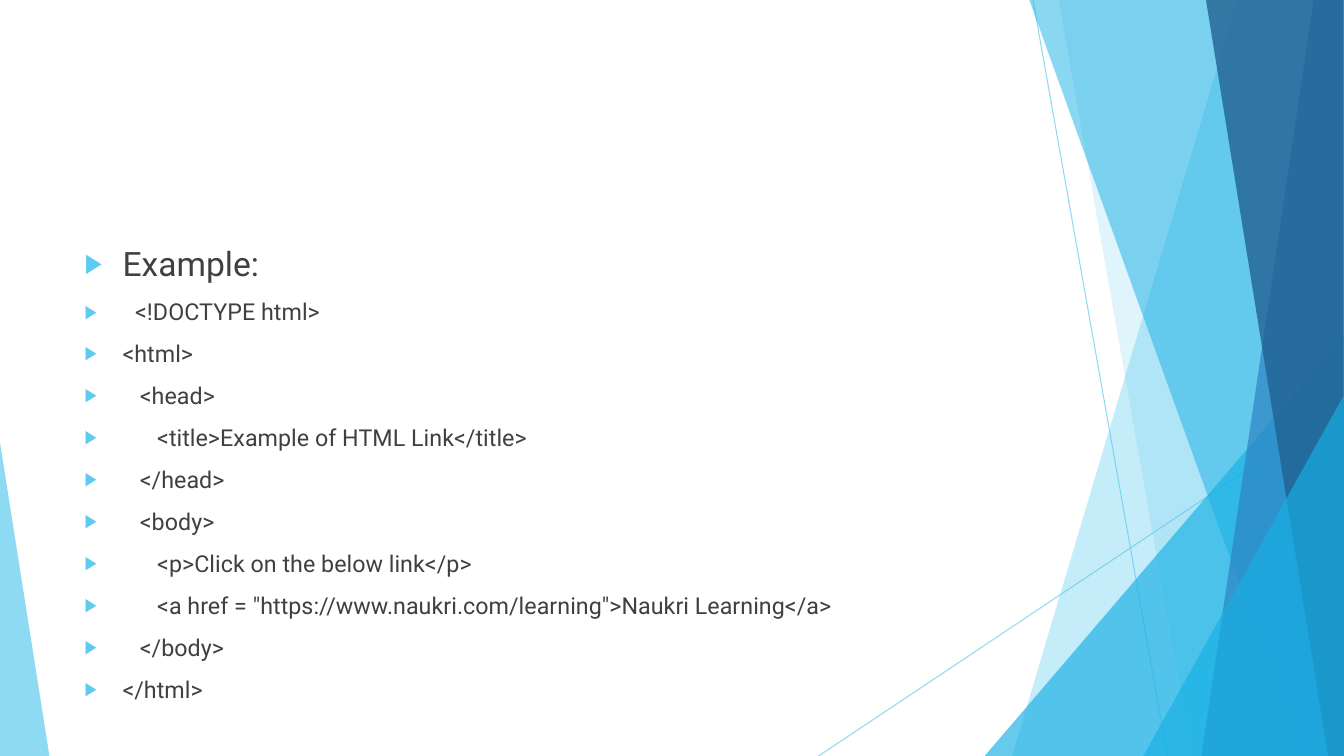
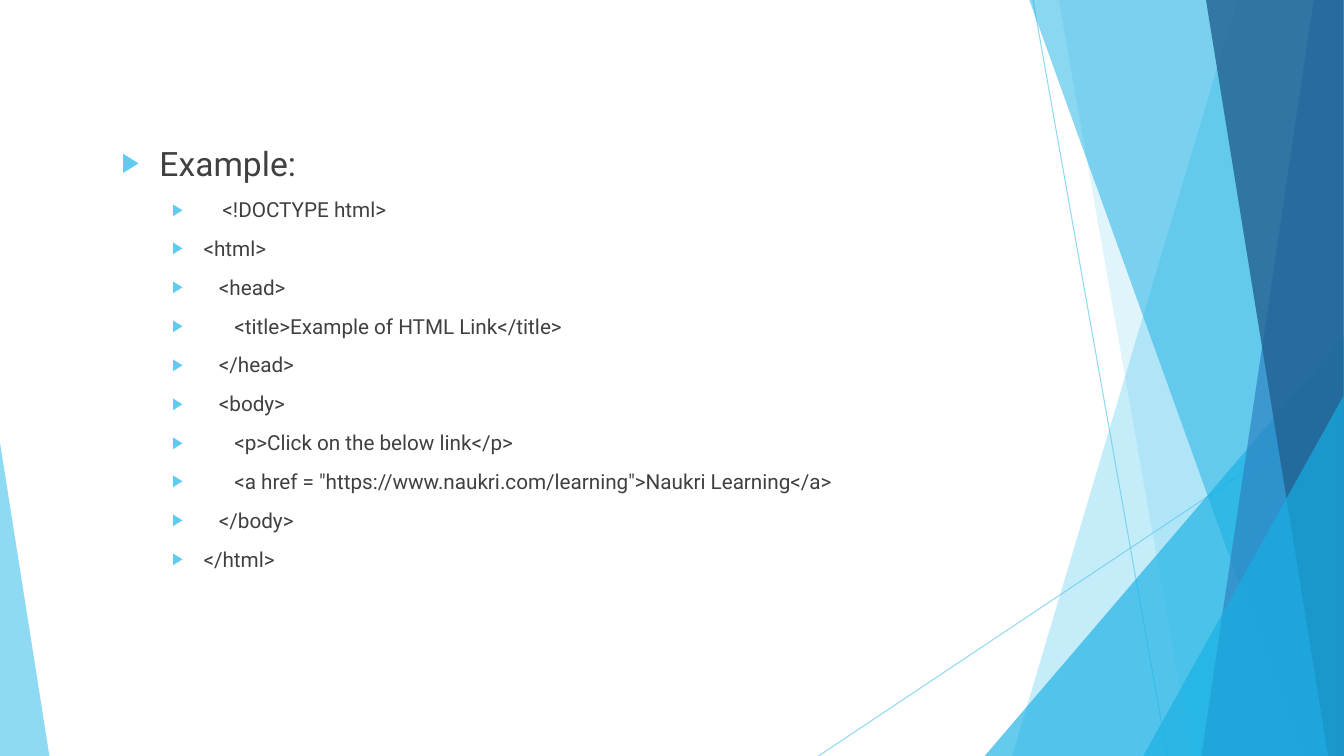
Before and after one commit to bhavikavasani/assignment_module1HTML, a slide deck: slide 13 of ASSIGNMENT.pptx. Drawn at 1344x756 pixels with LibreOffice and Linux fonts; fonts in the diff are those of the drawing. Boxes give left, top, right and bottom in pixels: in the first picture for what was removed or moved away, otherwise in the second. Text is boxed around its words. In the diff, an @@ line names an element or a change of style, - is before the commit and + after.

```diff
--- a/ASSIGNMENT.pptx
+++ b/ASSIGNMENT.pptx
@@ text "Example:": place and size @@
-text "Example:" at bbox=[123, 251, 831, 661]
+text "Example:" at bbox=[159, 151, 832, 569]
@@ text at bbox=[204, 201, 832, 569]: size 16.6 to 14.8 pt; list level 1 to 2 in "<!DOCTYPE html>"; list level 1 to 2 in "<html>"; list level 1 to 2 in "<head>"; list level 1 to 2 in "<title>Example of HTML Link</title>"; list level 1 to 2 in "</head>"; list level 1 to 2 in "<body>"; list level 1 to 2 in "<p>Click on the below link</p>"; list level 1 to 2 in "<a href = "https://www.naukri.com/learning">Naukri Learning< ..."; list level 1 to 2 in "</body>"; list level 1 to 2 in "</html>" @@
```
Also in this commit, not shown: 28 slides added.
